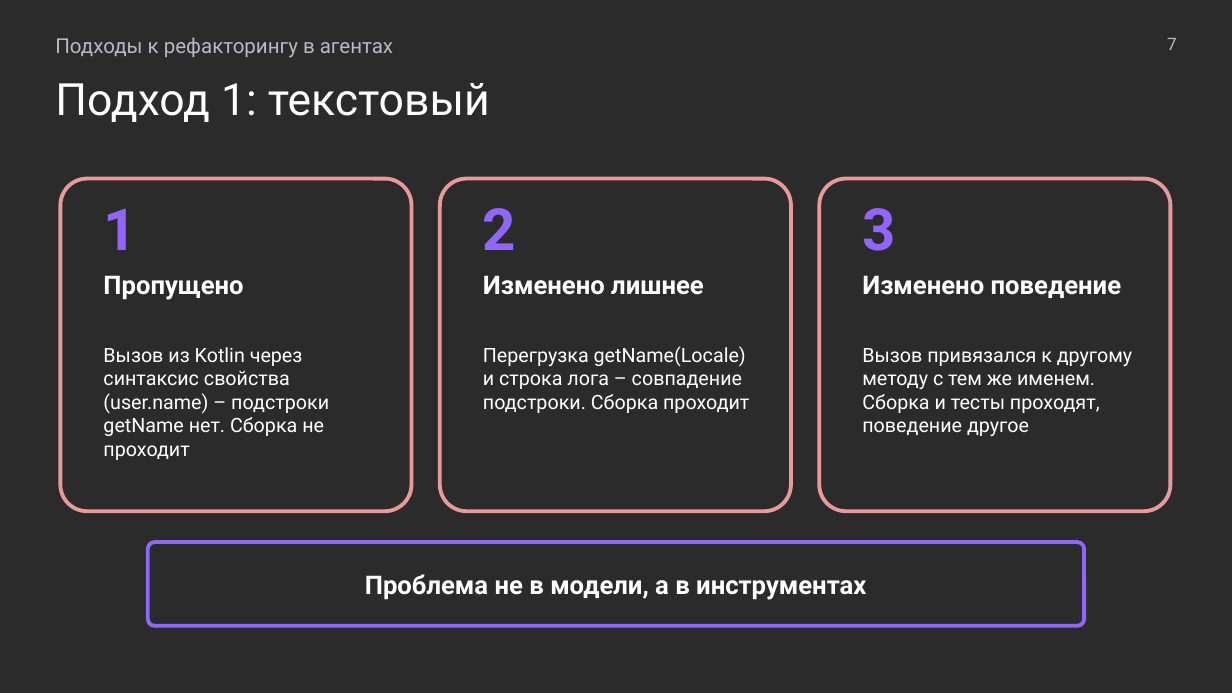
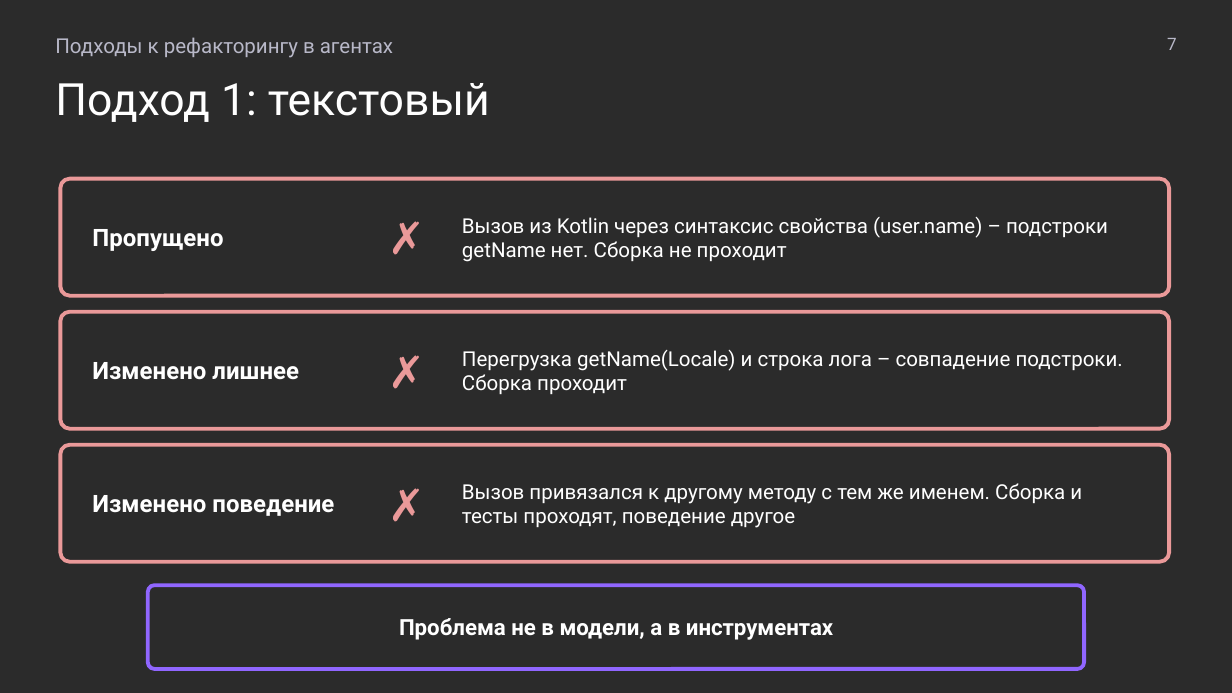
Before and after one commit to MchKosticyn/ide-refactoring-in-ai-agents, a slide deck: slide 7 of Доклад_ Рефакторинг в ИИ-агентах.pptx. Drawn at 1232x693 pixels with LibreOffice and Linux fonts; fonts in the diff are those of the drawing; background and template pictures are left out; a plain dark background stands for a picture behind light text. Boxes give left, top, right and bottom in pixels: in the first picture for what was removed or moved away, otherwise in the second. Text is boxed around its words. In the diff, an @@ line names an element or a change of style, - is before the commit and + after.

Commit message:
Pros/cons slide per approach, result tables with color semantics, plan-progress slides, short titles

```diff
--- a/Доклад_ Рефакторинг в ИИ-агентах.pptx
+++ b/Доклад_ Рефакторинг в ИИ-агентах.pptx
@@ rounded rectangle: place and size @@
-rounded rectangle at (60, 179, 411, 511)
+rounded rectangle at (60, 179, 1169, 296)
@@ text "Пропущено": place and size @@
-text "Пропущено" at (103, 275, 243, 300)
+text "Пропущено" at (92, 229, 223, 251)
@@ text removed at (103, 208, 136, 250) @@
-1
@@ text added at (370, 185, 444, 290), 26 pt, text #EA9999 @@
+✗
@@ size 11.5 to 12 pt; vertical alignment top to middle in 3 elements at (462, 350, 1123, 394), (462, 483, 1082, 528), (462, 217, 1108, 262) @@
@@ text "Вызов из Kotlin через синтаксис ...": place and size @@
-text "Вызов из Kotlin через синтаксис ..." at (103, 347, 329, 460)
+text "Вызов из Kotlin через синтаксис ..." at (462, 217, 1108, 262)
@@ text removed at (483, 208, 516, 250) @@
-2
@@ text removed at (862, 208, 895, 251) @@
-3
@@ rounded rectangle: place and size @@
-rounded rectangle at (440, 179, 791, 511)
+rounded rectangle at (60, 312, 1169, 429)
@@ text "Изменено лишнее": place and size @@
-text "Изменено лишнее" at (483, 275, 704, 295)
+text "Изменено лишнее" at (92, 362, 299, 380)
@@ text added at (370, 318, 444, 423), 26 pt, text #EA9999 @@
+✗
@@ text "Перегрузка getName(Locale) и строка лога ...": place and size @@
-text "Перегрузка getName(Locale) и строка лога ..." at (483, 346, 749, 413)
+text "Перегрузка getName(Locale) и строка лога ..." at (462, 350, 1123, 394)
@@ rounded rectangle: place and size @@
-rounded rectangle at (819, 179, 1170, 511)
+rounded rectangle at (60, 445, 1169, 562)
@@ size 15 to 14 pt; vertical alignment top to middle in 3 elements at (92, 229, 223, 251), (92, 362, 299, 380), (92, 495, 334, 516) @@
@@ text "Изменено поведение": place and size @@
-text "Изменено поведение" at (862, 275, 1121, 298)
+text "Изменено поведение" at (92, 495, 334, 516)
@@ text added at (370, 451, 444, 556), 26 pt, text #EA9999 @@
+✗
@@ text "Вызов привязался к другому методу ...": place and size @@
-text "Вызов привязался к другому методу ..." at (862, 348, 1132, 436)
+text "Вызов привязался к другому методу ..." at (462, 483, 1082, 528)
@@ rounded rectangle: place and size @@
-rounded rectangle at (148, 542, 1084, 626)
+rounded rectangle at (148, 585, 1084, 669)
@@ text "Проблема не в модели, а ...": place and size @@
-text "Проблема не в модели, а ..." at (365, 574, 866, 600)
+text "Проблема не в модели, а ..." at (399, 618, 833, 640)
@@ text "Проблема не в модели, а ..." at (399, 618, 833, 640): size 15 to 13 pt @@
```
Also in this commit, not shown: 21 other slides changed, 5 slides added, 2 other files.
